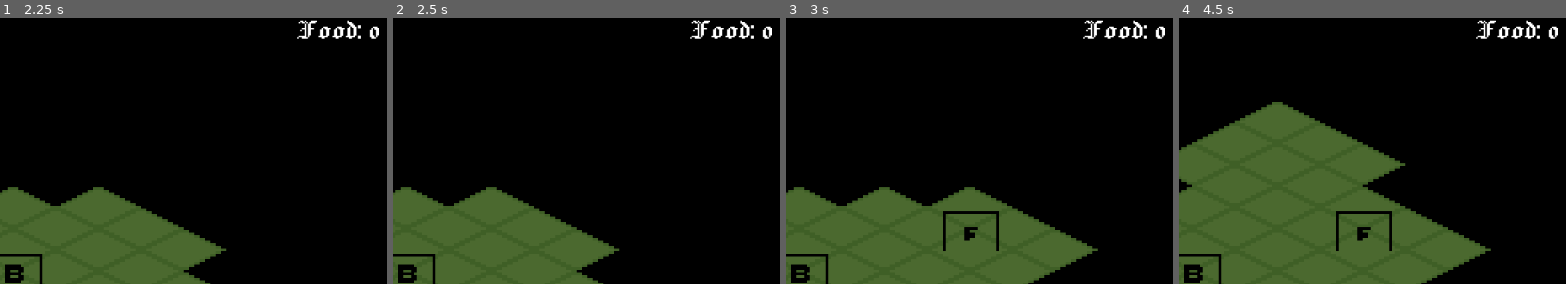
Above: before the commit, frames 1-4 (left to right).
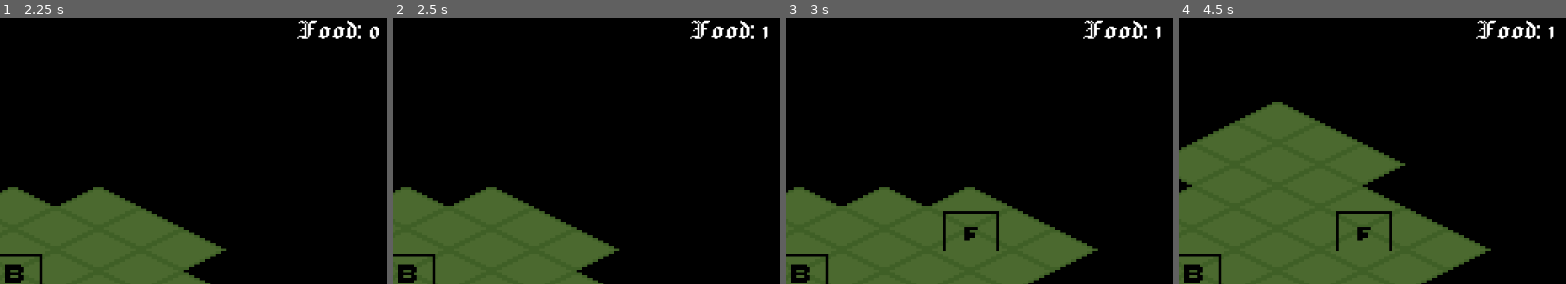
Above: after the commit, the same moments.

Repository: skyegrey/gwj82
Game: Godot game, scene res://Scenes/main.tscn
The game is run twice, just before and just after one commit, with the same random seed, the same clock (stepped at 60 frames per second) and the same inputs.
Inputs (mouse positions are % of the whole screen's width and height, from its top left):
- Up to frame 1 (2.25 s): click (3, 95) at 0.5 s; click (3, 95) at 1.25 s; click (3, 95) at 2 s
- Up to frame 2 (2.5 s): no input
- Up to frame 3 (3 s): tap Enter at 2.75 s; move the mouse to (74, 45) at 2.77 s; click (74, 45) at 2.92 s
- Up to frame 4 (4.5 s): tap Space at 3.5 s; drag from (31, 55) to (47, 70) at 3.52 s; tap Enter at 4.25 s; move the mouse to (62, 28) at 4.27 s; click (62, 28) at 4.42 s
The pictures show only the part of the screen within x 48-98%, y 1-51%; the shares and areas given below are measured in that part.

Frame 1 is identical in both runs. In frame 2, 0.1% of the frame differs, in the area x 95-98%, y 3-8%; in frame 3, 0.1%; in frame 4, 0.1%.

Commit message:
Basic inventory setup

Diff:
--- a/godot/Scenes/inventory.gd
+++ b/godot/Scenes/inventory.gd
@@ -1,10 +1,13 @@
 class_name Inventory extends Node
 
-enum ResourceKeys {FOOD}
+enum ResourceKey {FOOD}
 
 @onready var inventory = {
-	ResourceKeys.FOOD: 0
+	ResourceKey.FOOD: 0
 }
 
-func get_resource_count(resource_key: ResourceKeys):
+func get_resource_count(resource_key: ResourceKey):
 	return inventory[resource_key]
+
+func add_resource(resource_key: ResourceKey, amount):
+	inventory[resource_key] += amount
--- a/godot/Scenes/main.tscn
+++ b/godot/Scenes/main.tscn
@@ -73,6 +73,8 @@
 [node name="BuildingSprite" type="Sprite2D" parent="Buildings/Farm"]
 texture = ExtResource("4_jjvhh")
 offset = Vector2(0, -8)
+
+[node name="ProductionTimer" type="Timer" parent="Buildings/Farm"]
 
 [node name="Camera" type="Camera2D" parent="."]
 unique_name_in_owner = true
--- a/godot/Scenes/resource_display.gd
+++ b/godot/Scenes/resource_display.gd
@@ -6,4 +6,4 @@
 
 func _process(delta):
 	resource_count_text.text = str("Food: ",
-		inventory.get_resource_count(Inventory.ResourceKeys.FOOD))
+		inventory.get_resource_count(Inventory.ResourceKey.FOOD))
--- a/godot/Scripts/farm.gd
+++ b/godot/Scripts/farm.gd
@@ -1,14 +1,16 @@
 class_name Farm extends Node2D
 
+# Scene Refs
 @onready var camera = %Camera
 @onready var ground_layer: TileMapLayer = %GroundLayer
-
+@onready var inventory = %Inventory
 @onready var buildings: Buildings = %Buildings
 
 
 # Children Refs
 @onready var invalid_placement_sprite = $InvalidPlacementSprite
 @onready var valid_placement_sprite = $ValidPlacementSprite
+@onready var production_timer = $ProductionTimer
 
 # States
 @onready var is_placing: bool = false
@@ -18,11 +20,15 @@
 @onready var light_level = 1
 
 
-func begin_placing():
-	is_placing = true
+func _ready():
+	production_timer.timeout.connect(_produce)
+
 
 func _process(delta):
 	pass
+
+func begin_placing():
+	is_placing = true
 
 func _get_mouse_map_coordinates(_position):
 	return ground_layer.local_to_map(ground_layer.to_local((_position -
@@ -47,8 +53,11 @@
 	valid_placement_sprite.visible = _can_place
 	invalid_placement_sprite.visible = not _can_place
 
-
 func end_placing(map_coordinates):
+	production_timer.start()
 	valid_placement_sprite.visible = false
 	buildings.place_building(map_coordinates, self)
 	is_placing = false
+
+func _produce():
+	inventory.add_resource(Inventory.ResourceKey.FOOD, 1)
Not shown, changed: obsidian/gwj82/Todo.md
